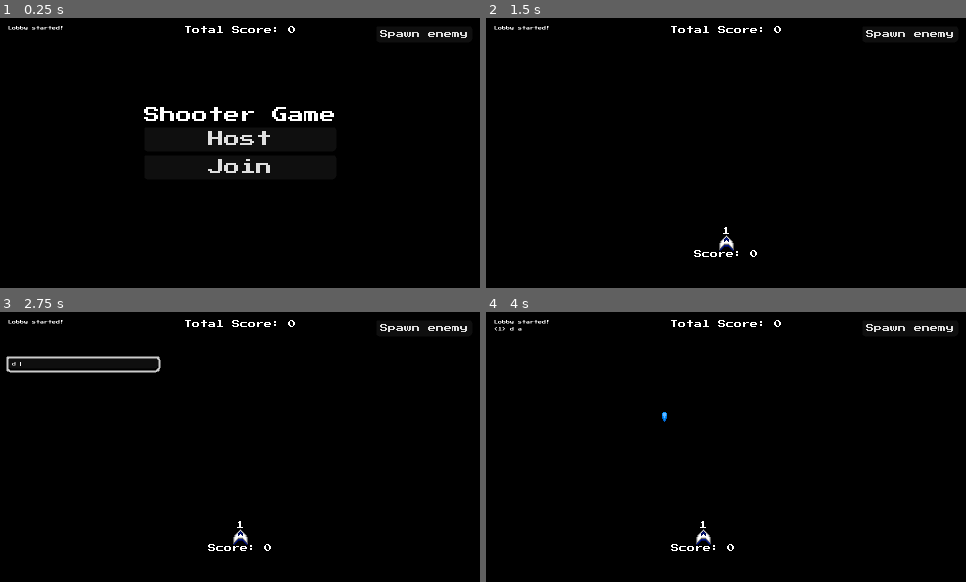
Above: before the commit, frames 1-4 (two rows, left to right).
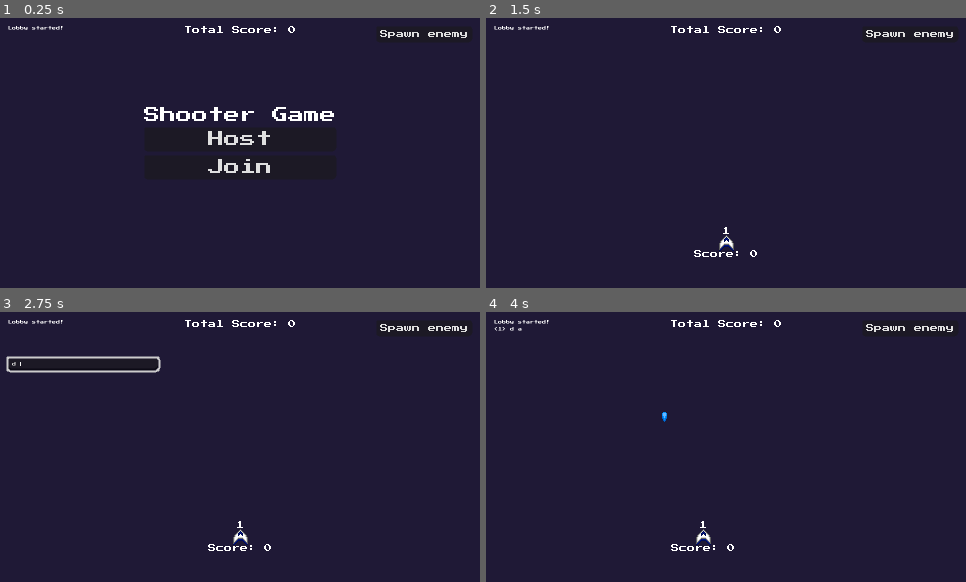
Above: after the commit, the same moments.

Repository: Intedai/MultiplayerShooter
Game: Godot game, scene res://game.tscn
The game is run twice, just before and just after one commit, with the same random seed, the same clock (stepped at 60 frames per second) and the same inputs.
Inputs:
- Up to frame 1 (0.25 s): no input
- Up to frame 2 (1.5 s): click "Spawn enemy" at 0.5 s; click "Host" at 1.25 s
- Up to frame 3 (2.75 s): tap Enter (chat) at 2 s; hold D (move_right) from 2.03 s (still down); tap Space (shoot) at 2.1 s
- Up to frame 4 (4 s): tap Space (shoot) at 2.75, 3.05, 3.6 s; release D (move_right) at 2.78 s; hold A (move_left) 2.78-3.53 s; tap Enter (chat) at 2.85 s; hold D (move_right) from 3.53 s (still down)

The runs differ from the first frame. In frame 1, 91% of the frame differs, in the area x 0-100%, y 0-100%; in frame 2, 98%; in frame 3, 97%; in frame 4, 98%.

Commit message:
Add explosion effect when enemy dies, add bullet hit effect to the game, and add it when bullet hits, actually add the effect manager now and actually change bg color now, fix bullet, now it hits one enemy at a time if a couple of enemies intersect

Diff:
--- /dev/null
+++ b/Autoloads/effect_manager.gd
@@ -0,0 +1,21 @@
+extends Node
+
+const EXPLOSION = preload("res://Effects/Explosion/explosion.tscn")
+const BULLET_HIT = preload("res://Effects/BulletHit/bullet_hit.tscn")
+
+@rpc("call_local", "reliable")
+func spawn_effect(effect_name: StringName, global_position: Vector2) -> void:
+	var scene: PackedScene
+
+	match effect_name:
+		"explosion":
+			scene = EXPLOSION
+		"bullet_hit":
+			scene = BULLET_HIT
+		_:
+			push_error("Effect \"" + effect_name + "\" doesn't exist!")
+			return
+
+	var node: Effect = scene.instantiate()
+	node.global_position = global_position
+	get_tree().current_scene.add_child(node)
--- a/Bullet/bullet.gd
+++ b/Bullet/bullet.gd
@@ -15,15 +15,16 @@
 	destroy()
 
 func _on_area_entered(area: Area2D) -> void:
-	if !is_multiplayer_authority() or area is not Enemy:
+	# "destroyed" exists to avoid race condition
+	if destroyed or !is_multiplayer_authority() or area is not Enemy:
 		return
+
+	EffectManager.spawn_effect.rpc("bullet_hit", global_position)
+
 	var enemy = area as Enemy
-
 	enemy.take_damage.rpc_id(1, damage, shooter)
 
-	# Avoid race condition
-	if not destroyed:
-		destroy.rpc()
+	destroy.rpc()
 
 @rpc("call_local")
 func destroy() -> void:
--- /dev/null
+++ b/Effects/BulletHit/bullet_hit.tscn
@@ -0,0 +1,41 @@
+[gd_scene format=3 uid="uid://cfdal3ke6befk"]
+
+[ext_resource type="Script" uid="uid://ivt3msr6cgkx" path="res://Effects/Base/effect.gd" id="1_0vyfh"]
+[ext_resource type="Texture2D" uid="uid://b808jxvbvn6yw" path="res://Effects/BulletHit/bullet_hit.png" id="1_os3lr"]
+
+[sub_resource type="AtlasTexture" id="AtlasTexture_6vcu6"]
+atlas = ExtResource("1_os3lr")
+region = Rect2(0, 0, 15, 15)
+
+[sub_resource type="AtlasTexture" id="AtlasTexture_q2ehu"]
+atlas = ExtResource("1_os3lr")
+region = Rect2(15, 0, 15, 15)
+
+[sub_resource type="AtlasTexture" id="AtlasTexture_vb6bx"]
+atlas = ExtResource("1_os3lr")
+region = Rect2(30, 0, 15, 15)
+
+[sub_resource type="SpriteFrames" id="SpriteFrames_os3lr"]
+animations = [{
+"frames": [{
+"duration": 1.0,
+"texture": SubResource("AtlasTexture_6vcu6")
+}, {
+"duration": 1.0,
+"texture": SubResource("AtlasTexture_q2ehu")
+}, {
+"duration": 1.0,
+"texture": SubResource("AtlasTexture_vb6bx")
+}],
+"loop": 0,
+"name": &"default",
+"speed": 30.0
+}]
+
+[node name="BulletHit" type="AnimatedSprite2D" unique_id=1385005380]
+sprite_frames = SubResource("SpriteFrames_os3lr")
+autoplay = "default"
+frame = 2
+frame_progress = 1.0
+script = ExtResource("1_0vyfh")
+metadata/_custom_type_script = "uid://ivt3msr6cgkx"
--- a/Enemies/Enemy.tscn
+++ b/Enemies/Enemy.tscn
@@ -2,6 +2,22 @@
 
 [ext_resource type="Script" uid="uid://cqy8mk817d2bo" path="res://Enemies/enemy.gd" id="1_4isyn"]
 [ext_resource type="Texture2D" uid="uid://dnr0m3oobcx0g" path="res://Enemies/enemy.png" id="2_4isyn"]
+[ext_resource type="Script" uid="uid://ivt3msr6cgkx" path="res://Effects/Base/effect.gd" id="2_wdetw"]
+
+[sub_resource type="PackedScene" id="PackedScene_jcwuj"]
+_bundled = {
+"conn_count": 1,
+"conns": PackedInt32Array(0, 0, 6, 5, 2, 0, 0),
+"editable_instances": [],
+"id_paths": [],
+"names": PackedStringArray("EffectTemplate", "animation", "autoplay", "script", "AnimatedSprite2D", "_on_animation_finished", "animation_finished"),
+"node_count": 1,
+"node_ids": PackedInt32Array(1238861297),
+"node_paths": [],
+"nodes": PackedInt32Array(-1, -1, 4, 0, -1, 3, 1, 0, 2, 1, 3, 2, 0),
+"variants": [&"", "Animation", ExtResource("2_wdetw")],
+"version": 3
+}
 
 [sub_resource type="SceneReplicationConfig" id="SceneReplicationConfig_4isyn"]
 properties/0/path = NodePath(".:position")
@@ -12,7 +28,7 @@
 script = ExtResource("1_4isyn")
 health = 2
 score = 10
-speed = 100
+explosion_scene = SubResource("PackedScene_jcwuj")
 
 [node name="Sprite2D" type="Sprite2D" parent="." unique_id=1669044330]
 texture = ExtResource("2_4isyn")
--- a/Enemies/enemy.gd
+++ b/Enemies/enemy.gd
@@ -6,6 +6,7 @@
 @export var health: int
 @export var score: int
 @export var speed: int
+@export var explosion_scene: PackedScene
 
 func _physics_process(delta: float) -> void:
 	if !is_multiplayer_authority():
@@ -19,9 +20,11 @@
 		on_death(shooter)
 
 func on_death(shooter: Player) -> void:
-	# TODO: Add Despawn animation
 	shooter.add_score.rpc(score)
 	died.emit(self)
+
+	EffectManager.spawn_effect.rpc("explosion", global_position)
+
 	destroy()
 
 func destroy():
--- a/project.godot
+++ b/project.godot
@@ -15,6 +15,10 @@
 config/features=PackedStringArray("4.7", "Forward Plus")
 config/icon="res://icon.svg"
 
+[autoload]
+
+EffectManager="*uid://cfti4w5gms25i"
+
 [display]
 
 window/size/viewport_width=480
@@ -24,6 +28,7 @@
 [file_customization]
 
 folder_colors={
+"res://Effects/Base/": "green",
 "res://Enemies/": "red",
 "res://Player/": "blue"
 }
@@ -71,6 +76,6 @@
 
 textures/canvas_textures/default_texture_filter=0
 rendering_device/driver.windows="d3d12"
-environment/defaults/default_clear_color=Color(0, 0, 0, 1)
+environment/defaults/default_clear_color=Color(0.12157274, 0.09724406, 0.21000424, 1)
 2d/snap/snap_2d_transforms_to_pixel=true
 2d/snap/snap_2d_vertices_to_pixel=true
Not shown, added: Autoloads/effect_manager.gd.uid
Binary file added: Effects/BulletHit/bullet_hit.png
Not shown, added: Effects/BulletHit/bullet_hit.png.import
